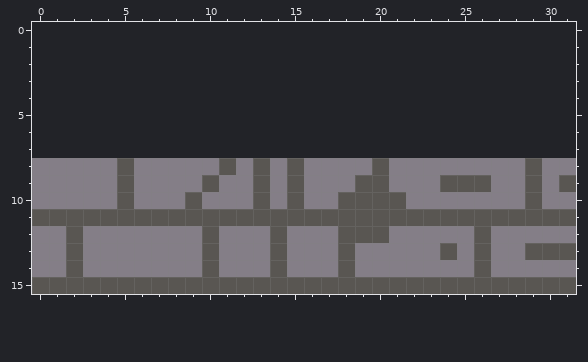
Two states of a pixel-art file, content/tilesets/castle.ase. The picture above is the old version.
32x8 pixels, 1 frame. The old version is drawn lined up with the new one, on the new canvas.
The result:
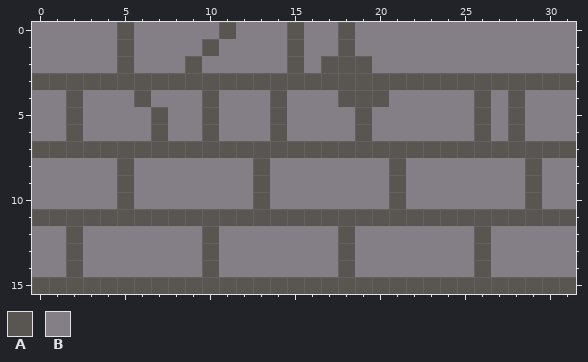
Palette (. is transparent): A #595652  B #847e87
Diff:
canvas 32x8 -> 32x16, the old top-left corner now at 0,8
Colour A is added in row 0 at x 5, 11, 15 and 18; in row 1 at x 5, 10, 15 and 18; in row 2 at x 5, 9, 15 and 17 to 19; in row 3 at x 0 to 31; in row 4 at x 2, 6, 10, 14, 18 to 20, 26 and 28; in rows 5 to 6 at x 2, 7, 10, 14, 19, 26 and 28.
Colour A is added in row 7 at x 0 to 31.
Colour A replaces colour B in rows 8 to 9 at x 21.
Colour B is added in row 0 at x 0 to 4, 6 to 10, 12 to 14, 16 to 17 and 19 to 31; in row 1 at x 0 to 4, 6 to 9, 11 to 14, 16 to 17 and 19 to 31; in row 2 at x 0 to 4, 6 to 8, 10 to 14, 16 and 20 to 31; in row 4 at x 0 to 1, 3 to 5, 7 to 9, 11 to 13, 15 to 17, 21 to 25, 27 and 29 to 31; in rows 5 to 6 at x 0 to 1, 3 to 6, 8 to 9, 11 to 13, 15 to 18, 20 to 25, 27 and 29 to 31.
Colour B replaces colour A in row 8 at x 11, 15 and 20; in row 9 at x 10, 15, 19 to 20, 24 to 26 and 31; in row 10 at x 9, 15 and 18 to 20; in row 12 at x 14 and 19 to 20; in row 13 at x 14, 24 and 29 to 31; in row 14 at x 14.
Boxes around the changes in both pictures, in picture pixels (x1, y1, x2, y2):
changed: (32, 22, 576, 277)
